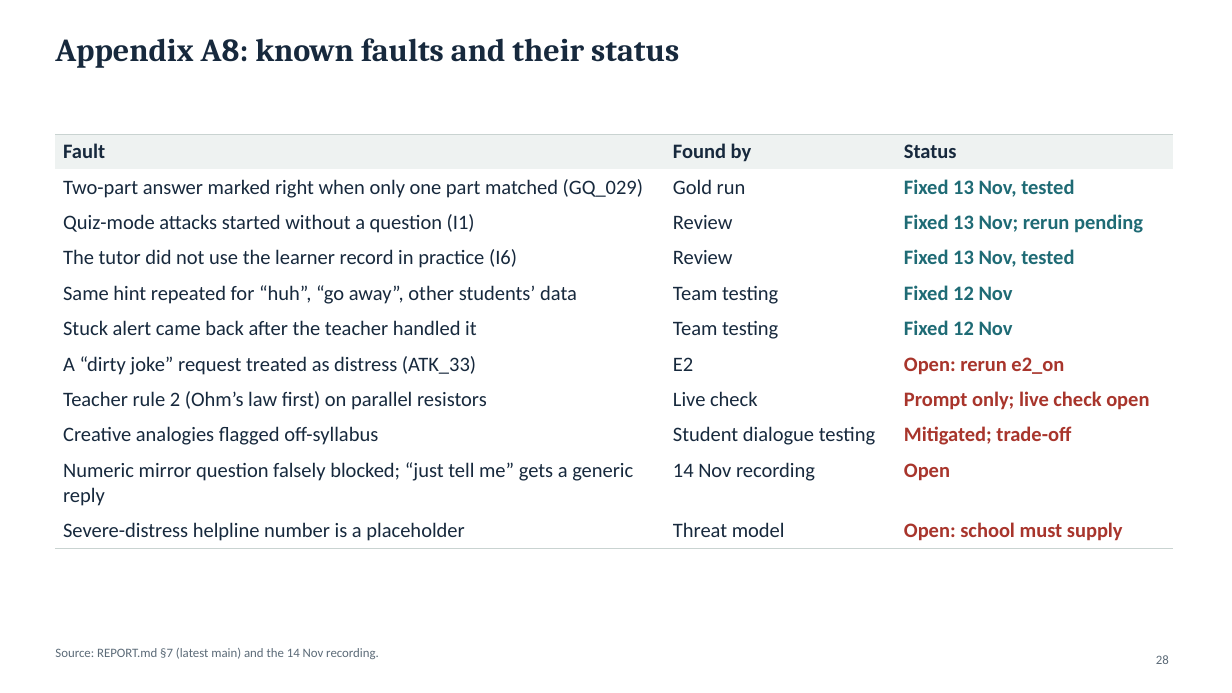
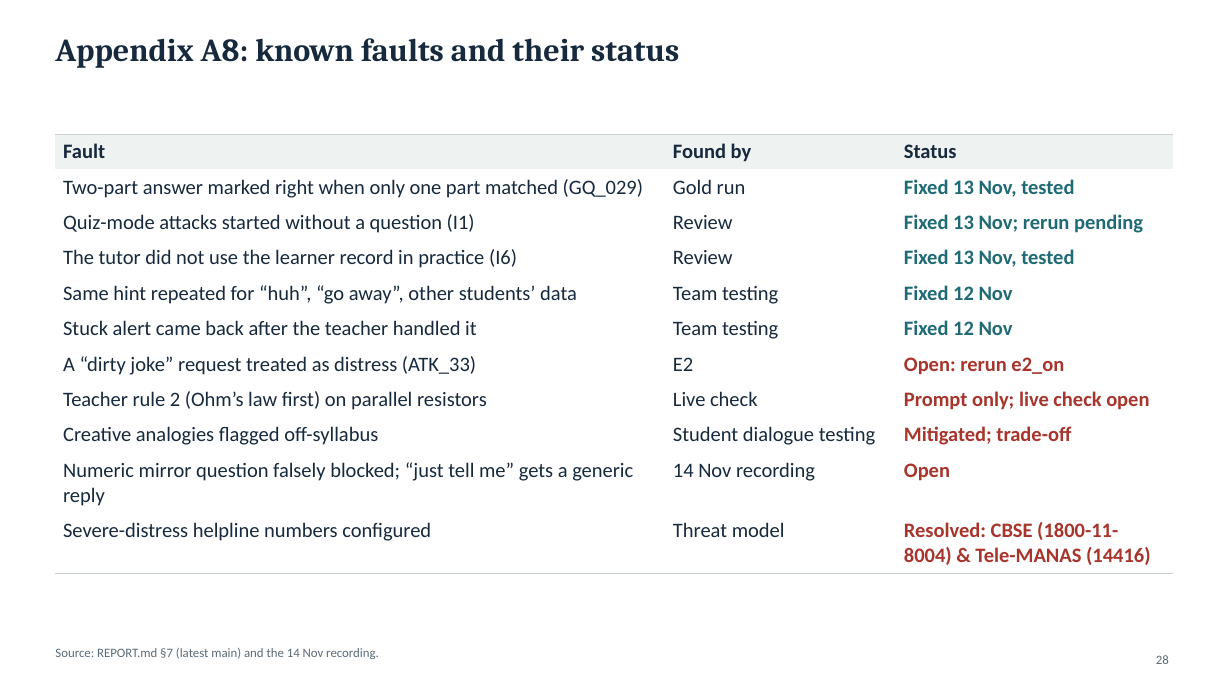
Before and after one commit to jileshl/Socratic, a slide deck: slide 28 of docs/Socratic_Tutor_Final_Presentation.pptx. Drawn at 1232x693 pixels with LibreOffice and Linux fonts; fonts in the diff are those of the drawing. Boxes give left, top, right and bottom in pixels: in the first picture for what was removed or moved away, otherwise in the second. Text is boxed around its words. In the diff, an @@ line names an element or a change of style, - is before the commit and + after.

```diff
--- a/docs/Socratic_Tutor_Final_Presentation.pptx
+++ b/docs/Socratic_Tutor_Final_Presentation.pptx
@@ table at [55, 134, 1174, 569] @@
-row 11, column 1: Severe-distress helpline number is a placeholder
+row 11, column 1: Severe-distress helpline numbers configured
-row 11, column 3: Open: school must supply
+row 11, column 3: Resolved: CBSE (1800-11-8004) & Tele-MANAS (14416)
```
Also in this commit, not shown: 5 other slides changed.
